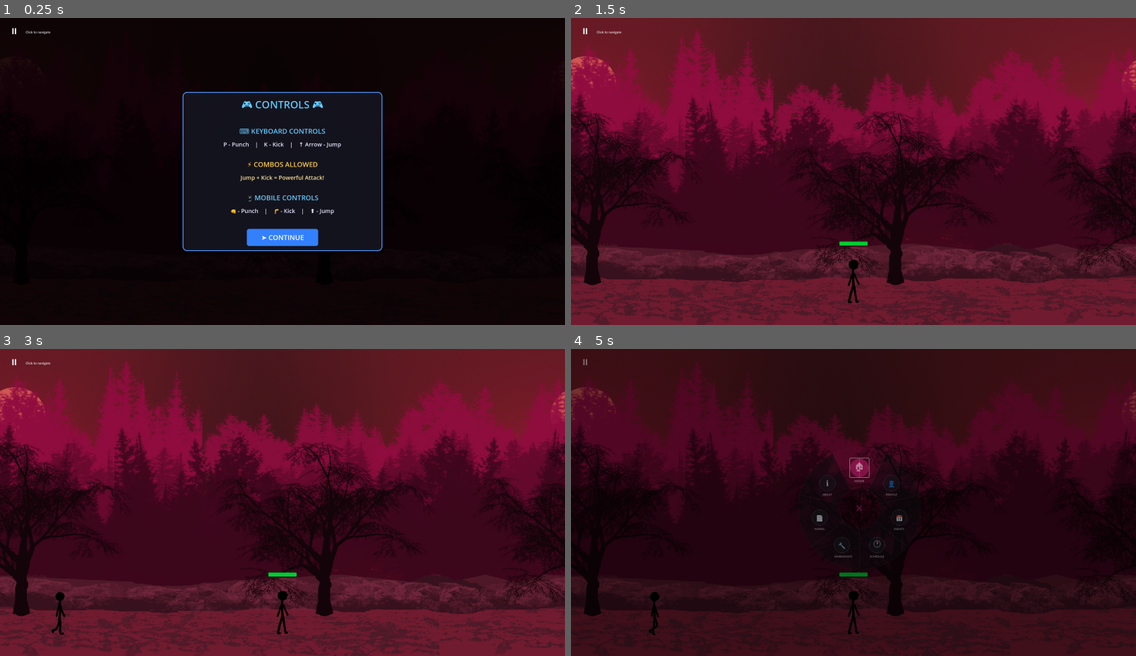
Above: before the commit, frames 1-4 (two rows, left to right).
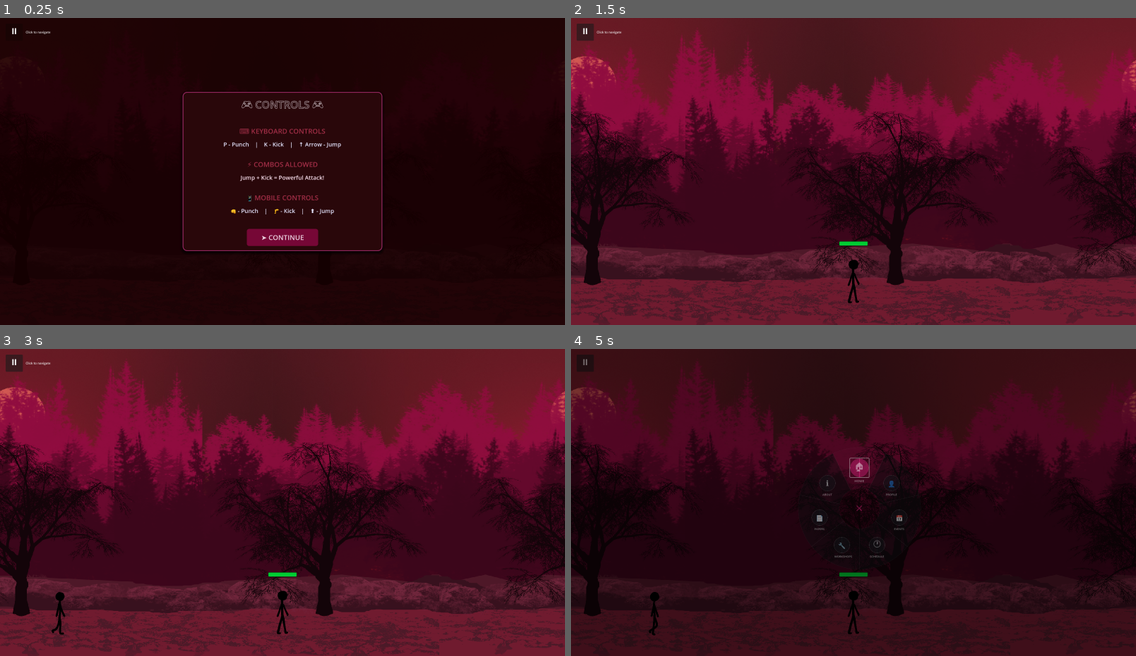
Above: after the commit, the same moments.

Repository: SUGANTH-V-27/stickman
Game: Godot game, scene res://scenes/main.tscn
Two runs of this game, one before a commit and one after it. Both use one fixed random seed, a clock stepped at 60 frames per second and the inputs below.
Inputs (mouse positions are in pixels of both pictures, inside the frame that each line leads up to):
- Up to frame 1 (0.25 s): no input
- Up to frame 2 (1.5 s): click "➤ CONTINUE" at 0.5 s; click "🎮 START GAME" at 1.25 s
- Up to frame 3 (3 s): click (564, 655) at 2 s; click (564, 655) at 2.75 s
- Up to frame 4 (5 s): click "⏸" at 3.5 s; click (853, 465) at 4.27 s

The runs differ from the first frame. In frame 1, 2.1% of the frame differs, in the area x 32-68%, y 24-76%; in frame 2, 0.2%; in frame 3, 0.2%; in frame 4, 0.2%.

Commit message:
color change

Diff:
--- a/scenes/HUD.gd
+++ b/scenes/HUD.gd
@@ -1,42 +1,38 @@
 extends CanvasLayer
-
-# HUD Script
-# Handles UI elements like menu button and circular menu
 
 @onready var menu_button: Button = $Control/MenuButton
 @onready var circular_menu: Control = $Control/CircularMenu
+@onready var game_over_label: Label = $GameOverLabel
+@onready var anim: AnimationPlayer = $AnimationPlayer
 
 func _ready():
-	# Hide circular menu initially
+	# HUD should keep running even when paused
+	set_process_mode(Node.PROCESS_MODE_WHEN_PAUSED)
+
 	if circular_menu:
 		circular_menu.visible = false
+	if game_over_label:
+		game_over_label.visible = false
 
-	# Connect menu button
 	if menu_button:
 		menu_button.pressed.connect(_on_menu_button_pressed)
 
 func _on_menu_button_pressed():
-	# Toggle circular menu visibility
 	if circular_menu:
 		circular_menu.visible = !circular_menu.visible
-
-		# Pause game when menu is open
 		get_tree().paused = circular_menu.visible
 
-		# Notify pausable nodes
 		if circular_menu.visible:
 			_pause_game()
 		else:
 			_resume_game()
 
 func _pause_game():
-	# Notify all pausable nodes
 	for node in get_tree().get_nodes_in_group("pausable"):
 		if node.has_method("_set_paused_state"):
 			node._set_paused_state(true)
 
 func _resume_game():
-	# Notify all pausable nodes
 	for node in get_tree().get_nodes_in_group("pausable"):
 		if node.has_method("_set_paused_state"):
 			node._set_paused_state(false)
--- a/scenes/HUD.tscn
+++ b/scenes/HUD.tscn
@@ -1,9 +1,9 @@
 [gd_scene load_steps=2 format=3 uid="uid://e61ee7s4ewkj"]
 
-[ext_resource type="Script" path="res://scenes/HUD.gd" id="1_qpvh6"]
+[ext_resource type="Script" uid="uid://cdecqyboeekne" path="res://scenes/HUD.gd" id="1_qpvh6"]
 
-[node name="HUD" type="CanvasLayer"]
-process_mode = 3
+[node name="hud" type="CanvasLayer"]
+process_mode = 2
 script = ExtResource("1_qpvh6")
 
 [node name="Control" type="Control" parent="."]
@@ -150,3 +150,21 @@
 offset_bottom = -74.0
 grow_horizontal = 2
 grow_vertical = 2
+
+[node name="GameOver" type="Label" parent="."]
+visible = false
+anchors_preset = 5
+anchor_left = 0.5
+anchor_right = 0.5
+offset_left = -68.0
+offset_right = 68.0
+offset_bottom = 23.0
+grow_horizontal = 2
+theme_override_colors/font_color = Color(0.039215688, 0.050980393, 0.05882353, 1)
+text = "⚡GAME OVER⚡"
+
+[node name="YouWon" type="Label" parent="."]
+offset_right = 40.0
+offset_bottom = 23.0
+
+[node name="AnimationPlayer" type="AnimationPlayer" parent="."]
--- a/scenes/InstructionsMenu.tscn
+++ b/scenes/InstructionsMenu.tscn
@@ -1,14 +1,14 @@
-[gd_scene load_steps=7 format=3 uid="uid://c8vmj5n8p4dq7"]
+[gd_scene load_steps=5 format=3 uid="uid://c8vmj5n8p4dq7"]
 
 [ext_resource type="Script" path="res://scenes/InstructionsMenu.gd" id="1_instructions"]
 
 [sub_resource type="StyleBoxFlat" id="StyleBoxFlat_panel"]
-bg_color = Color(0.08, 0.08, 0.12, 0.95)
+bg_color = Color(0.16671383, 0.029573953, 0.041914955, 0.9490196)
 border_width_left = 3
 border_width_top = 3
 border_width_right = 3
 border_width_bottom = 3
-border_color = Color(0.3, 0.6, 1, 1)
+border_color = Color(0.59390426, 0.1569584, 0.38183558, 0.9490196)
 corner_radius_top_left = 15
 corner_radius_top_right = 15
 corner_radius_bottom_right = 15
@@ -16,32 +16,18 @@
 shadow_size = 10
 shadow_offset = Vector2(0, 5)
 
+[sub_resource type="LabelSettings" id="LabelSettings_title"]
+font_size = 36
+font_color = Color(0.14276722, 0.031204961, 0.07105998, 0.05882353)
+outline_size = 2
+outline_color = Color(0.99258286, 0.9729273, 0.9930236, 1)
+
 [sub_resource type="StyleBoxFlat" id="StyleBoxFlat_button_normal"]
-bg_color = Color(0.2, 0.5, 1, 1)
+bg_color = Color(0.4627451, 0.02745098, 0.21176471, 1)
 corner_radius_top_left = 8
 corner_radius_top_right = 8
 corner_radius_bottom_right = 8
 corner_radius_bottom_left = 8
-
-[sub_resource type="StyleBoxFlat" id="StyleBoxFlat_button_hover"]
-bg_color = Color(0.3, 0.6, 1, 1)
-corner_radius_top_left = 8
-corner_radius_top_right = 8
-corner_radius_bottom_right = 8
-corner_radius_bottom_left = 8
-
-[sub_resource type="StyleBoxFlat" id="StyleBoxFlat_button_pressed"]
-bg_color = Color(0.15, 0.4, 0.8, 1)
-corner_radius_top_left = 8
-corner_radius_top_right = 8
-corner_radius_bottom_right = 8
-corner_radius_bottom_left = 8
-
-[sub_resource type="LabelSettings" id="LabelSettings_title"]
-font_size = 36
-font_color = Color(0.4, 0.8, 1, 1)
-outline_size = 2
-outline_color = Color(0, 0, 0, 1)
 
 [node name="InstructionsMenu" type="CanvasLayer"]
 process_mode = 3
@@ -62,7 +48,7 @@
 anchor_bottom = 1.0
 grow_horizontal = 2
 grow_vertical = 2
-color = Color(0, 0, 0, 0.85)
+color = Color(0.078431375, 0, 0, 0.8509804)
 
 [node name="Panel" type="Panel" parent="Control"]
 layout_mode = 1
@@ -107,7 +93,9 @@
 
 [node name="KeyboardTitle" type="Label" parent="Control/Panel/VBoxContainer"]
 layout_mode = 2
-theme_override_colors/font_color = Color(0.4, 0.8, 1, 1)
+theme_override_colors/font_color = Color(0.6383706, 0.1818983, 0.27951527, 1)
+theme_override_colors/font_shadow_color = Color(0.81960785, 0.9411765, 0, 0)
+theme_override_colors/font_outline_color = Color(0.94509804, 0.9411765, 0.9411765, 1)
 theme_override_font_sizes/font_size = 24
 text = "⌨ KEYBOARD CONTROLS"
 horizontal_alignment = 1
@@ -125,14 +113,14 @@
 
 [node name="ComboTitle" type="Label" parent="Control/Panel/VBoxContainer"]
 layout_mode = 2
-theme_override_colors/font_color = Color(1, 0.8, 0.3, 1)
+theme_override_colors/font_color = Color(0.6392157, 0.18039216, 0.2784314, 1)
 theme_override_font_sizes/font_size = 24
 text = "⚡ COMBOS ALLOWED"
 horizontal_alignment = 1
 
 [node name="ComboControls" type="Label" parent="Control/Panel/VBoxContainer"]
 layout_mode = 2
-theme_override_colors/font_color = Color(1, 0.9, 0.6, 1)
+theme_override_colors/font_color = Color(1, 0.9019608, 0.95686275, 1)
 theme_override_font_sizes/font_size = 20
 text = "Jump + Kick = Powerful Attack!"
 horizontal_alignment = 1
@@ -143,7 +131,7 @@
 
 [node name="MobileTitle" type="Label" parent="Control/Panel/VBoxContainer"]
 layout_mode = 2
-theme_override_colors/font_color = Color(0.4, 0.8, 1, 1)
+theme_override_colors/font_color = Color(0.6392157, 0.18039216, 0.2784314, 1)
 theme_override_font_sizes/font_size = 24
 text = "📱 MOBILE CONTROLS"
 horizontal_alignment = 1
@@ -163,11 +151,9 @@
 custom_minimum_size = Vector2(250, 60)
 layout_mode = 2
 size_flags_horizontal = 4
-theme_override_colors/font_color = Color(1, 1, 1, 1)
+theme_override_colors/font_color = Color(0.9332161, 0.8386376, 0.89372104, 1)
 theme_override_colors/font_pressed_color = Color(1, 1, 1, 1)
 theme_override_colors/font_hover_color = Color(1, 1, 1, 1)
 theme_override_font_sizes/font_size = 24
 theme_override_styles/normal = SubResource("StyleBoxFlat_button_normal")
-theme_override_styles/hover = SubResource("StyleBoxFlat_button_hover")
-theme_override_styles/pressed = SubResource("StyleBoxFlat_button_pressed")
 text = "➤ CONTINUE"
--- a/scenes/WaveSelection.tscn
+++ b/scenes/WaveSelection.tscn
@@ -1,14 +1,14 @@
 [gd_scene load_steps=7 format=3 uid="uid://dq7x8vmj5n8p4"]
 
-[ext_resource type="Script" path="res://scenes/WaveSelection.gd" id="1_wave"]
+[ext_resource type="Script" uid="uid://whne4xuraqgp" path="res://scenes/WaveSelection.gd" id="1_wave"]
 
 [sub_resource type="StyleBoxFlat" id="StyleBoxFlat_panel"]
-bg_color = Color(0.1, 0.1, 0.15, 0.95)
+bg_color = Color(0.1975011, 0.040893614, 0.047991097, 0.9490196)
 border_width_left = 3
 border_width_top = 3
 border_width_right = 3
 border_width_bottom = 3
-border_color = Color(0.8, 0.5, 0.2, 1)
+border_color = Color(0.5921569, 0.15686275, 0.38039216, 0.9490196)
 corner_radius_top_left = 15
 corner_radius_top_right = 15
 corner_radius_bottom_right = 15
@@ -16,15 +16,14 @@
 shadow_size = 10
 shadow_offset = Vector2(0, 5)
 
+[sub_resource type="LabelSettings" id="LabelSettings_title"]
+font_size = 32
+font_color = Color(1, 0.85, 0.4, 1)
+outline_size = 2
+outline_color = Color(0, 0, 0, 1)
+
 [sub_resource type="StyleBoxFlat" id="StyleBoxFlat_button_normal"]
-bg_color = Color(0.8, 0.4, 0.1, 1)
-corner_radius_top_left = 8
-corner_radius_top_right = 8
-corner_radius_bottom_right = 8
-corner_radius_bottom_left = 8
-
-[sub_resource type="StyleBoxFlat" id="StyleBoxFlat_button_hover"]
-bg_color = Color(1, 0.5, 0.2, 1)
+bg_color = Color(0.45490196, 0.09803922, 0.22745098, 1)
 corner_radius_top_left = 8
 corner_radius_top_right = 8
 corner_radius_bottom_right = 8
@@ -37,11 +36,12 @@
 corner_radius_bottom_right = 8
 corner_radius_bottom_left = 8
 
-[sub_resource type="LabelSettings" id="LabelSettings_title"]
-font_size = 32
-font_color = Color(1, 0.85, 0.4, 1)
-outline_size = 2
-outline_color = Color(0, 0, 0, 1)
+[sub_resource type="StyleBoxFlat" id="StyleBoxFlat_button_hover"]
+bg_color = Color(1, 0.5, 0.2, 1)
+corner_radius_top_left = 8
+corner_radius_top_right = 8
+corner_radius_bottom_right = 8
+corner_radius_bottom_left = 8
 
 [node name="WaveSelection" type="CanvasLayer"]
 process_mode = 3
@@ -121,8 +121,6 @@
 custom_minimum_size = Vector2(150, 50)
 layout_mode = 2
 size_flags_horizontal = 4
-theme_override_colors/font_color = Color(1, 1, 1, 1)
-theme_override_font_sizes/font_size = 28
 min_value = 1.0
 max_value = 20.0
 value = 5.0
--- a/scenes/enemy.gd
+++ b/scenes/enemy.gd
@@ -151,6 +151,7 @@
 func die() -> void:
 	state = State.DEAD
 	sprite.play("death")
+
 	await sprite.animation_finished
 	queue_free()
 
--- a/scenes/main.gd
+++ b/scenes/main.gd
@@ -12,12 +12,16 @@
 @onready var player = $player  # Your player node
 @onready var enemy = $enemy    # Remove this - enemies will be spawned!
 @onready var parallax_bg = $ParallaxBackground
+@onready var hud = $hud
 
 func _ready():
 	print("🎮 Main scene loaded!")
 
 	# Initialize player health
 	player.health = player.max_health
+	# Connect death signal
+
+
 
 	# Remove static enemy
 	if enemy:
@@ -137,6 +141,9 @@
 	add_child(circular_menu)
 	print("✅ New Circular Menu initialized")
 
+
+
+
 # Handle pause/resume (called from menu)
 func _input(event):
 	if event is InputEventKey and event.pressed and event.keycode == KEY_ESCAPE:
--- a/scenes/main.tscn
+++ b/scenes/main.tscn
@@ -10,6 +10,7 @@
 [ext_resource type="Texture2D" uid="uid://bm5qc5jcifkov" path="res://assets/backgrounds/red_forest/8.png" id="7_trceg"]
 [ext_resource type="Texture2D" uid="uid://8x7rmlgaxubu" path="res://assets/backgrounds/red_forest/4.png" id="9_jkv2x"]
 [ext_resource type="Texture2D" uid="uid://ol5sgcloprn" path="res://assets/backgrounds/red_forest/7-edited final.png" id="10_choun"]
+[ext_resource type="PackedScene" uid="uid://e61ee7s4ewkj" path="res://scenes/HUD.tscn" id="11_ya4ey"]
 
 [sub_resource type="GDScript" id="GDScript_85g3d"]
 script/source = "extends Node2D
@@ -173,6 +174,10 @@
 grow_vertical = 0
 
 [node name="UI2" type="CanvasLayer" parent="."]
+process_mode = 1
+visible = false
+
+[node name="hud" parent="." instance=ExtResource("11_ya4ey")]
 
 [connection signal="pressed" from="UI/AttackButton" to="player" method="_on_attack_button_pressed"]
 [connection signal="pressed" from="UI/KickButton" to="player" method="_on_kick_button_pressed"]
--- a/scenes/player.gd
+++ b/scenes/player.gd
@@ -42,7 +42,7 @@
 	if health_bar:
 		health_bar.max_value = max_health
 		health_bar.value = health
-
+	set_process_mode(Node.PROCESS_MODE_INHERIT)
 
 	punch_hitbox.monitoring = false
 	kick_hitbox.monitoring = false
@@ -231,6 +231,10 @@
 	sprite.play("idle")
 
 
+signal player_died
+
+
+
 func die() -> void:
 	# Prevent multiple death calls
 	if state == State.DEAD:
@@ -242,10 +246,10 @@
 	punch_hitbox.monitoring = false
 	kick_hitbox.monitoring = false
 	sprite.play("death")
+	emit_signal("player_died")
 	print("💀 PLAYER DIED! Final Health: ", health)
 	await sprite.animation_finished
-	if is_instance_valid(self):
-		queue_free()
+	_set_paused_state(true)
 
 
 # ------------------------------------------------
Binary file added: assets/gameover.png
Not shown, added: assets/gameover.png.import
Not shown: 1 places in scenes/WaveSelection.tscn that only renumber resources
Not shown: 1 places in scenes/main.tscn that only renumber resources
